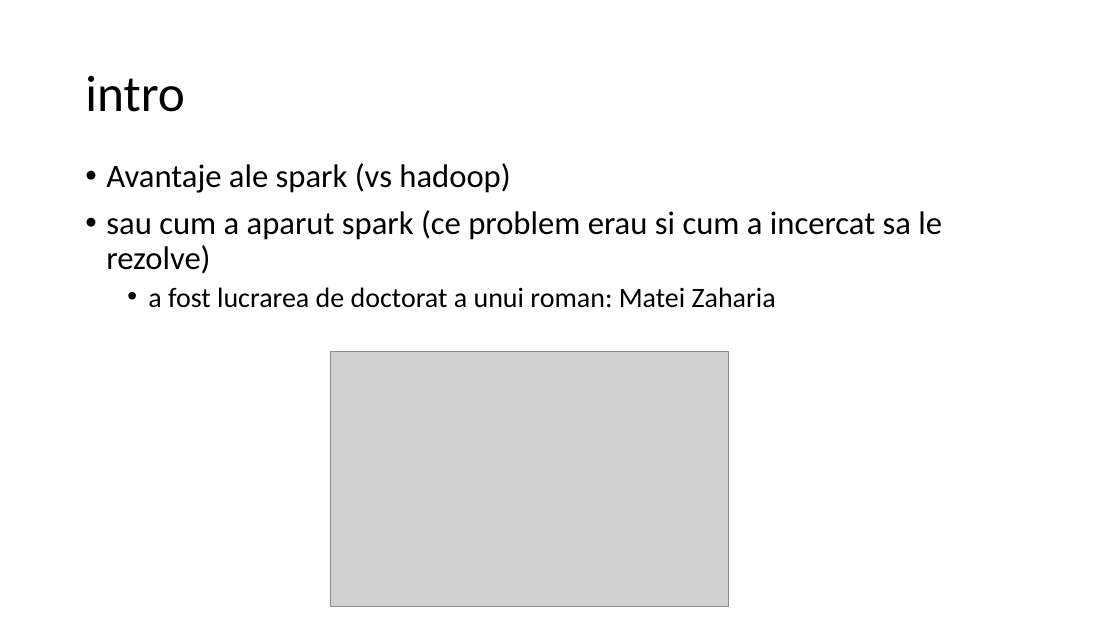
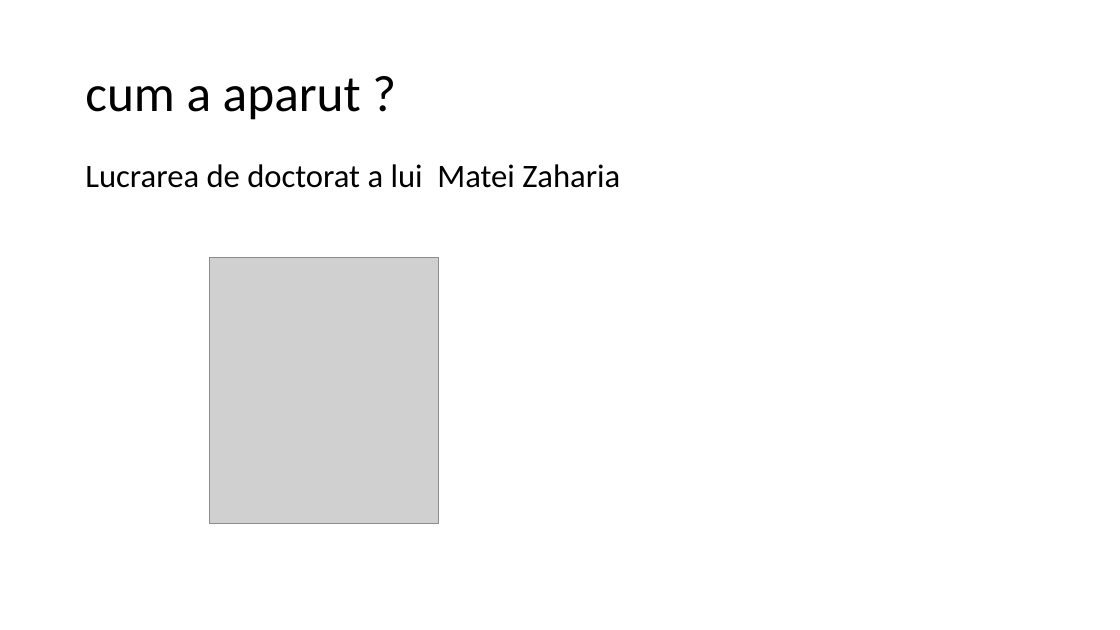
Before and after one commit to dorin-miron/MusicCl, a slide deck: slide 3 of scala-spark.pptx (slide 2 before the commit). Drawn at 1120x630 pixels with LibreOffice and Linux fonts; fonts in the diff are those of the drawing; grey boxes stand for pictures. Boxes give left, top, right and bottom in pixels: in the first picture for what was removed or moved away, otherwise in the second. Text is boxed around its words. In the diff, an @@ line names an element or a change of style, - is before the commit and + after.

```diff
--- a/scala-spark.pptx
+++ b/scala-spark.pptx
@@ title at (85, 78, 361, 120): text changed @@
-intro
+cum a aparut ?
@@ text at (85, 164, 620, 188): text changed @@
-• Avantaje ale spark (vs hadoop)
-• sau cum a aparut spark (ce problem erau si cum a incercat sa le rezolve)
-  • a fost lucrarea de doctorat a unui roman: Matei Zaharia
+Lucrarea de doctorat a lui Matei Zaharia
@@ picture added at (210, 257, 439, 523) @@
@@ picture removed at (330, 351, 728, 606) @@
```
Also in this commit, not shown: 4 other slides changed, 15 slides added, 5 slides removed, 1 other file.
